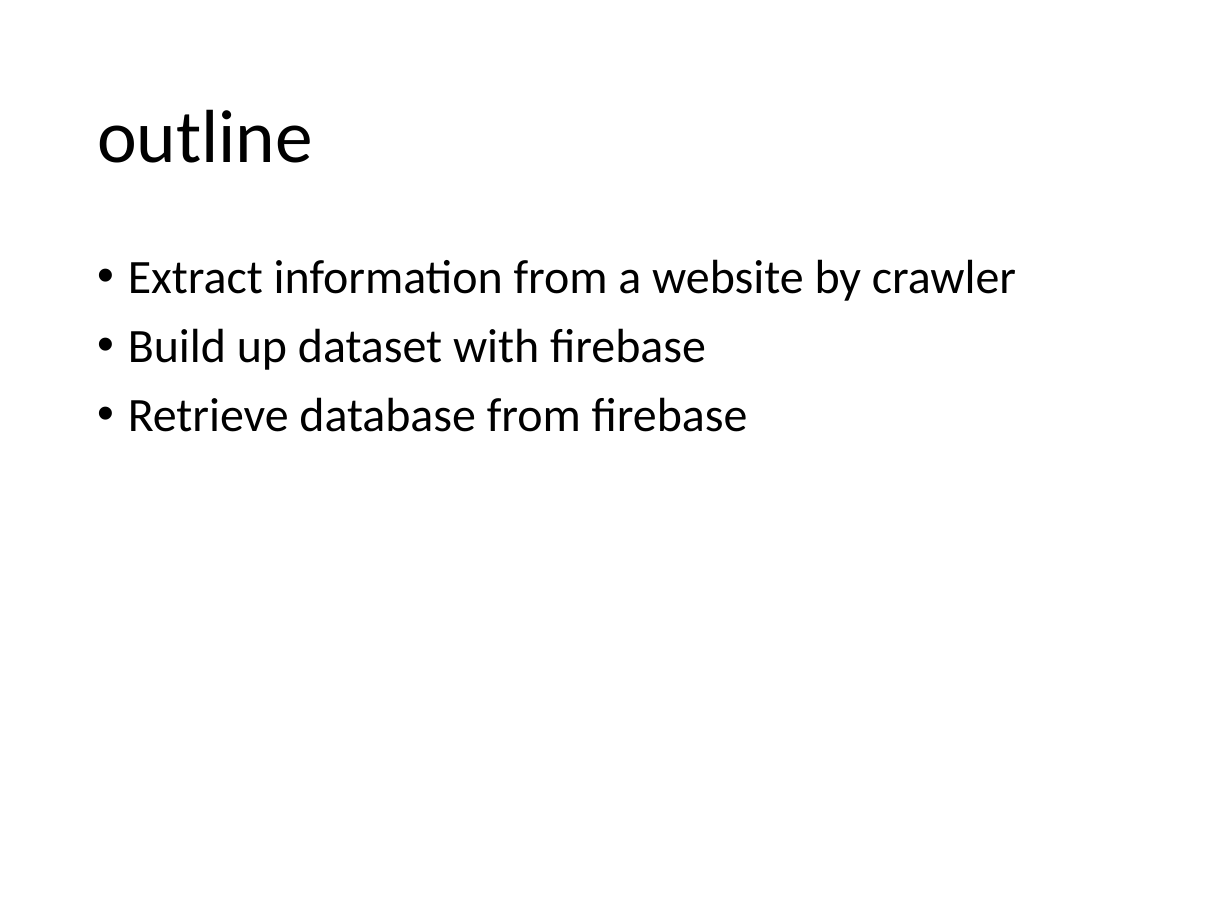
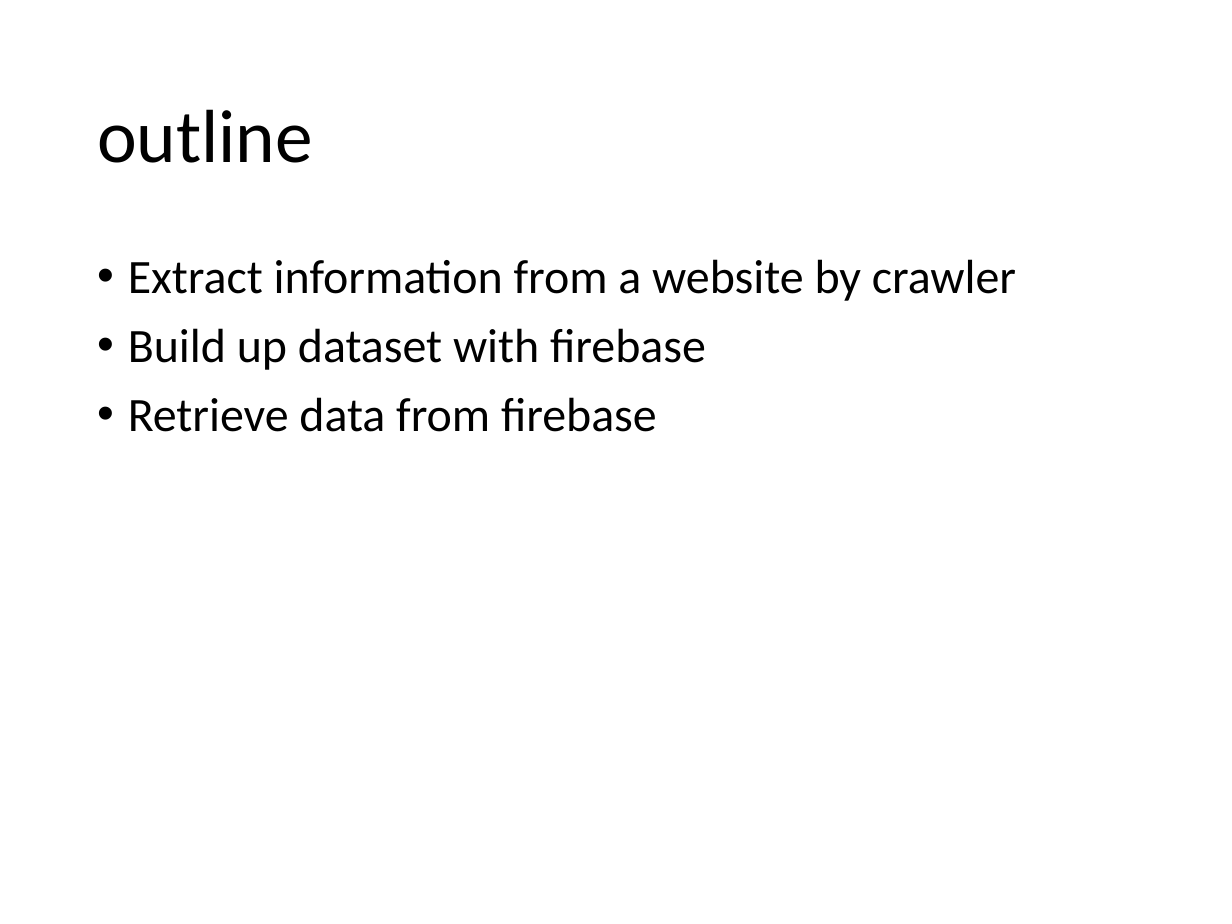
Before and after one commit to JoshuaW1990/comp150mob, a slide deck: slide 2 of lighteningtalk.pptx. Drawn at 1232x924 pixels with LibreOffice and Linux fonts; fonts in the diff are those of the drawing. Boxes give left, top, right and bottom in pixels: in the first picture for what was removed or moved away, otherwise in the second. Text is boxed around its words. In the diff, an @@ line names an element or a change of style, - is before the commit and + after.

Commit message:
add database

```diff
--- a/lighteningtalk.pptx
+++ b/lighteningtalk.pptx
@@ text at (x1=128, y1=397, x2=657, y2=432): text changed @@
-• Retrieve database from firebase
+• Retrieve data from firebase
```
Also in this commit, not shown: 5 other slides changed, 28 other files.
